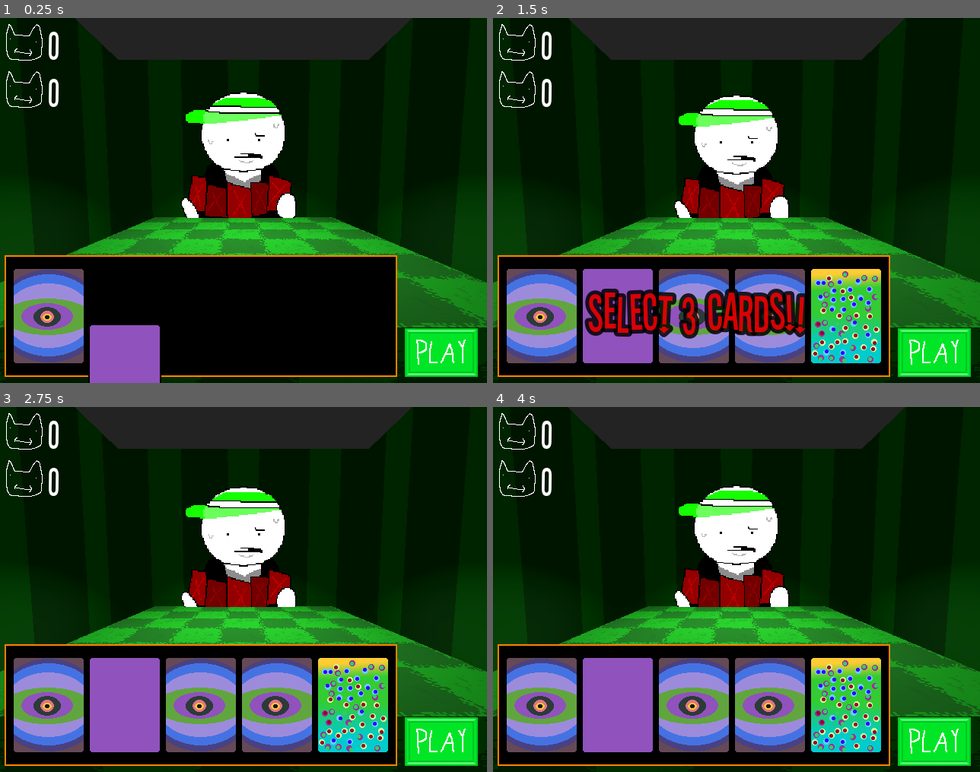
Above: before the commit, frames 1-4 (two rows, left to right).
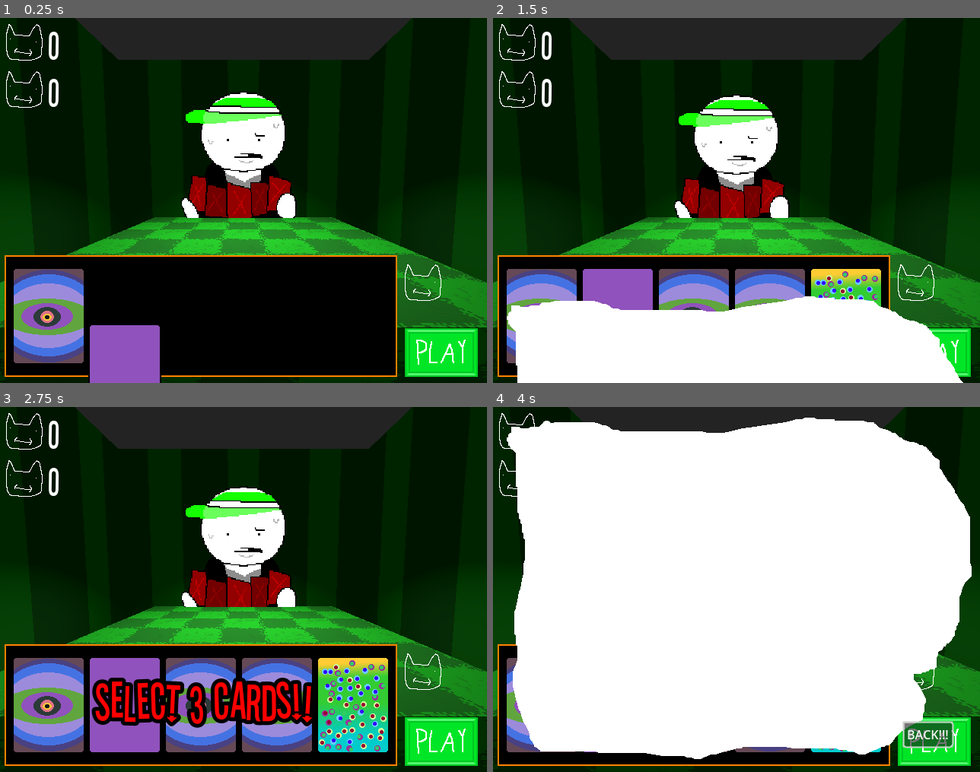
Above: after the commit, the same moments.

Repository: willslyman/kat-kards
Game: Godot game, scene res://scenes/main.tscn
The game is run twice, just before and just after one commit, with the same random seed, the same clock (stepped at 60 frames per second) and the same inputs.
Inputs (mouse positions are in pixels of both pictures, inside the frame that each line leads up to):
- Up to frame 1 (0.25 s): no input
- Up to frame 2 (1.5 s): click (936, 280) at 0.52 s; click (926, 342) at 1.25 s, where only the run after the commit has a clickable "BACK!!!"
- Up to frame 3 (2.75 s): click (443, 742) at 2 s
- Up to frame 4 (4 s): click (936, 742) at 2.75 s; click (936, 669) at 3.52 s

The runs differ from the first frame. In frame 1, less than 0.1% of the frame differs, in the area x 83-91%, y 67-78%; in frame 2, 20%; in frame 3, 4.9%; in frame 4, 76%, in the area x 2-99%, y 2-97%.

Commit message:
added notepad

Diff:
--- /dev/null
+++ b/scenes/card_note.tscn
@@ -0,0 +1,28 @@
+[gd_scene load_steps=3 format=3 uid="uid://b660xuu1r1kl2"]
+
+[ext_resource type="Texture2D" uid="uid://cqdg55rn1kjfr" path="res://textures/cards/card.png" id="1_8hm4c"]
+[ext_resource type="Script" uid="uid://brd2bgwdldppp" path="res://scripts/card_note.gd" id="1_qhj6d"]
+
+[node name="CardNote" type="Control"]
+custom_minimum_size = Vector2(640, 100)
+layout_mode = 3
+anchors_preset = 15
+anchor_right = 1.0
+anchor_bottom = 1.0
+offset_bottom = -380.0
+grow_horizontal = 2
+grow_vertical = 2
+script = ExtResource("1_qhj6d")
+
+[node name="TextureRect" type="TextureRect" parent="."]
+layout_mode = 0
+offset_right = 96.0
+offset_bottom = 128.0
+scale = Vector2(0.5, 0.5)
+texture = ExtResource("1_8hm4c")
+
+[node name="TextEdit" type="TextEdit" parent="."]
+layout_mode = 0
+offset_left = 52.0
+offset_right = 597.0
+offset_bottom = 97.0
--- a/scenes/card_ui.tscn
+++ b/scenes/card_ui.tscn
@@ -1,10 +1,11 @@
-[gd_scene load_steps=25 format=3 uid="uid://dt3co4u4d2st8"]
+[gd_scene load_steps=30 format=3 uid="uid://dt3co4u4d2st8"]
 
 [ext_resource type="Script" uid="uid://bu0xyl586wpo4" path="res://scripts/arena.gd" id="1_e1hm3"]
 [ext_resource type="Texture2D" uid="uid://ci5o15klbjlxd" path="res://textures/ui_player.png" id="2_0ct6v"]
 [ext_resource type="Texture2D" uid="uid://c456416aioqvu" path="res://textures/card_holder.png" id="2_e1hm3"]
 [ext_resource type="Texture2D" uid="uid://blptxan683jsi" path="res://textures/play_hand.png" id="3_birkm"]
 [ext_resource type="FontFile" uid="uid://dgqo4kbtb6h2v" path="res://fonts/Stereofidelic.otf" id="3_sofqg"]
+[ext_resource type="PackedScene" uid="uid://c16ttymnblvrx" path="res://scenes/notepad.tscn" id="6_psgti"]
 
 [sub_resource type="Animation" id="Animation_2iqob"]
 length = 0.001
@@ -308,6 +309,62 @@
 
 [sub_resource type="CircleShape2D" id="CircleShape2D_5x102"]
 radius = 6.0
+
+[sub_resource type="Animation" id="Animation_c80a1"]
+resource_name = "show"
+length = 0.5
+step = 0.1
+tracks/0/type = "value"
+tracks/0/imported = false
+tracks/0/enabled = true
+tracks/0/path = NodePath(".:position")
+tracks/0/interp = 1
+tracks/0/loop_wrap = true
+tracks/0/keys = {
+"times": PackedFloat32Array(0, 0.5),
+"transitions": PackedFloat32Array(0.3, 1),
+"update": 0,
+"values": [Vector2(0, 480), Vector2(0, 0)]
+}
+
+[sub_resource type="Animation" id="Animation_ecs70"]
+length = 0.001
+tracks/0/type = "value"
+tracks/0/imported = false
+tracks/0/enabled = true
+tracks/0/path = NodePath(".:position")
+tracks/0/interp = 1
+tracks/0/loop_wrap = true
+tracks/0/keys = {
+"times": PackedFloat32Array(0),
+"transitions": PackedFloat32Array(1),
+"update": 0,
+"values": [Vector2(0, 480)]
+}
+
+[sub_resource type="Animation" id="Animation_n7gg6"]
+resource_name = "hide"
+length = 0.5
+step = 0.1
+tracks/0/type = "value"
+tracks/0/imported = false
+tracks/0/enabled = true
+tracks/0/path = NodePath(".:position")
+tracks/0/interp = 1
+tracks/0/loop_wrap = true
+tracks/0/keys = {
+"times": PackedFloat32Array(0, 0.5),
+"transitions": PackedFloat32Array(0.3, 0.3),
+"update": 0,
+"values": [Vector2(0, 0), Vector2(0, 480)]
+}
+
+[sub_resource type="AnimationLibrary" id="AnimationLibrary_n7gg6"]
+_data = {
+&"RESET": SubResource("Animation_ecs70"),
+&"hide": SubResource("Animation_n7gg6"),
+&"show": SubResource("Animation_c80a1")
+}
 
 [node name="Arena" type="Control"]
 layout_mode = 3
@@ -494,4 +551,26 @@
 icon = ExtResource("3_birkm")
 flat = true
 
+[node name="NotepadButt" type="Button" parent="."]
+layout_mode = 0
+offset_left = 528.0
+offset_top = 312.0
+offset_right = 632.0
+offset_bottom = 384.0
+focus_mode = 0
+icon = ExtResource("2_0ct6v")
+flat = true
+
+[node name="Notepad" parent="." instance=ExtResource("6_psgti")]
+layout_mode = 1
+offset_top = 480.0
+offset_bottom = 480.00018
+
+[node name="AnimationPlayer" type="AnimationPlayer" parent="Notepad"]
+libraries = {
+&"": SubResource("AnimationLibrary_n7gg6")
+}
+
 [connection signal="pressed" from="PlayHand" to="." method="_play_hand"]
+[connection signal="pressed" from="NotepadButt" to="." method="show_notepad"]
+[connection signal="on_back" from="Notepad" to="." method="hide_notepad"]
--- /dev/null
+++ b/scenes/notepad.tscn
@@ -0,0 +1,34 @@
+[gd_scene load_steps=3 format=3 uid="uid://c16ttymnblvrx"]
+
+[ext_resource type="Script" uid="uid://c4kyhpsnhcopk" path="res://scripts/notepad.gd" id="1_fhm5p"]
+[ext_resource type="Texture2D" uid="uid://y8y87yjtl0bx" path="res://textures/notepad.png" id="1_nkxj1"]
+
+[node name="Notepad" type="TextureRect"]
+anchors_preset = 15
+anchor_right = 1.0
+anchor_bottom = 1.0
+grow_horizontal = 2
+grow_vertical = 2
+texture = ExtResource("1_nkxj1")
+script = ExtResource("1_fhm5p")
+
+[node name="ScrollContainer" type="ScrollContainer" parent="."]
+layout_mode = 1
+anchors_preset = 15
+anchor_right = 1.0
+anchor_bottom = 1.0
+grow_horizontal = 2
+grow_vertical = 2
+
+[node name="GridContainer" type="GridContainer" parent="ScrollContainer"]
+layout_mode = 2
+
+[node name="Button" type="Button" parent="."]
+layout_mode = 0
+offset_left = 540.0
+offset_top = 411.0
+offset_right = 603.0
+offset_bottom = 442.0
+text = "BACK!!!"
+
+[connection signal="pressed" from="Button" to="." method="_on_button_pressed"]
--- a/scripts/arena.gd
+++ b/scripts/arena.gd
@@ -16,6 +16,7 @@
 @onready var phs_label: RichTextLabel = $UI/HandScores/PlayerHandScore
 @onready var ohs_label: RichTextLabel = $UI/HandScores/OppHandScore
 @onready var score_anim: AnimationPlayer = $UI/AnimationPlayer
+@onready var notepad: TextureRect = $Notepad
 
 var playing_hand : bool = false
 
@@ -203,6 +204,8 @@
 
 func do_card(card : Card) -> void:
 	if card.destroyed: return
+	if card.card_name not in CardList.seen_cards:
+		CardList.seen_cards.append(card.card_name)
 	await card.use()
 	card.un_use()
 	await get_tree().create_timer(0.4, false).timeout
@@ -246,3 +249,12 @@
 		if not opp_selected_cards[i].destroyed:
 			opp_selected_cards[i].destroy()
 			return
+
+func show_notepad() -> void:
+	$Notepad/AnimationPlayer.play("show")
+	notepad.on_show()
+
+func hide_notepad() -> void:
+	$Notepad/AnimationPlayer.play("hide")
+	await $Notepad/AnimationPlayer.animation_finished
+	notepad.on_hide()
--- a/scripts/card_list.gd
+++ b/scripts/card_list.gd
@@ -17,10 +17,12 @@
 	preload("uid://cf1cb3pf31wmb"),
 	preload("uid://cob24bfvkyht5"),
 	preload("uid://d0causlxcmxaa")
-
 ]
 
 var card_to_texture = {}
+
+var seen_cards : Array[String] = []
+var card_thoughts : Dictionary = {}
 
 func assign_textures() -> void:
 	card_textures.shuffle()
@@ -28,6 +30,5 @@
 	var i : int = 0
 	for card in card_list.keys():
 		card_to_texture[card] = card_textures[i]
+		card_thoughts[card] = ""
 		i += 1
-
-	print(card_to_texture)
--- /dev/null
+++ b/scripts/card_note.gd
@@ -0,0 +1,11 @@
+extends Control
+
+var card_name : String = ""
+
+func setup(cn : String) -> void:
+	card_name = cn
+	$TextureRect.texture = CardList.card_to_texture[card_name]
+	$TextEdit.text = CardList.card_thoughts[card_name]
+
+func save() -> void:
+	CardList.card_thoughts[card_name] = $TextEdit.text
--- /dev/null
+++ b/scripts/notepad.gd
@@ -0,0 +1,21 @@
+extends Control
+
+const CARD_NOTE = preload("uid://b660xuu1r1kl2")
+@onready var grid: GridContainer = $ScrollContainer/GridContainer
+
+signal on_back
+
+func on_show() -> void:
+	for card in CardList.card_list:
+		if card in CardList.seen_cards:
+			var cn = CARD_NOTE.instantiate()
+			cn.setup(card)
+			grid.add_child(cn)
+
+func on_hide() -> void:
+	for card in grid.get_children():
+		card.save()
+		card.queue_free()
+
+func _on_button_pressed() -> void:
+	on_back.emit()
Not shown, added: scripts/card_note.gd.uid
Not shown, added: scripts/notepad.gd.uid
Binary file added: textures/notepad.png
Not shown, added: textures/notepad.png.import
